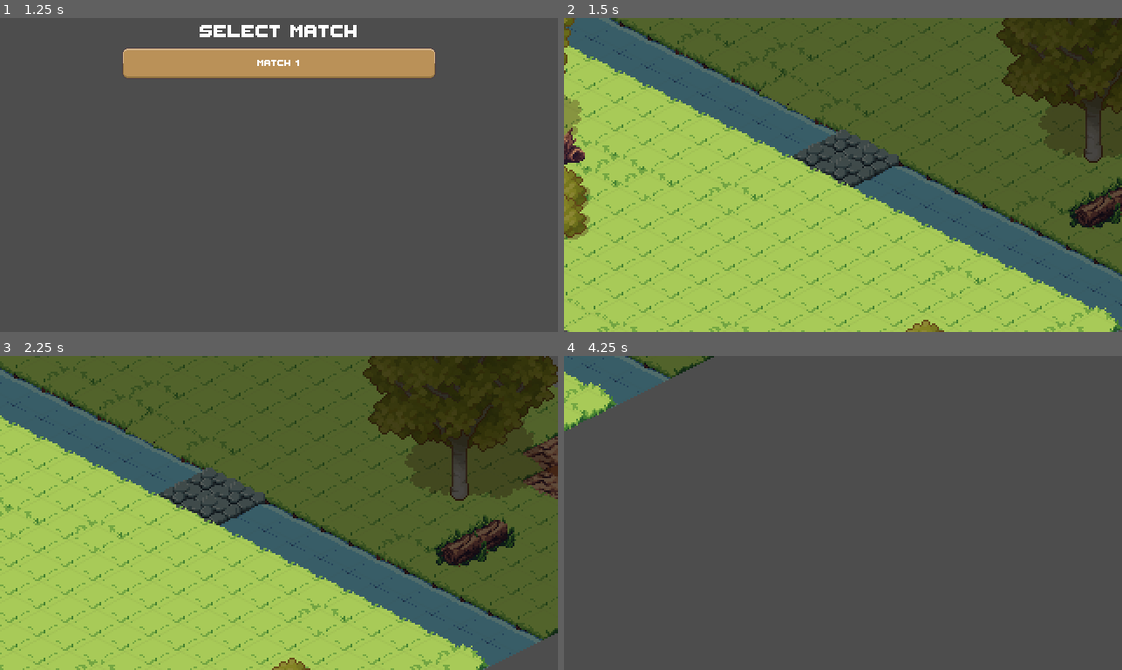
Above: before the commit, frames 1-4 (two rows, left to right).
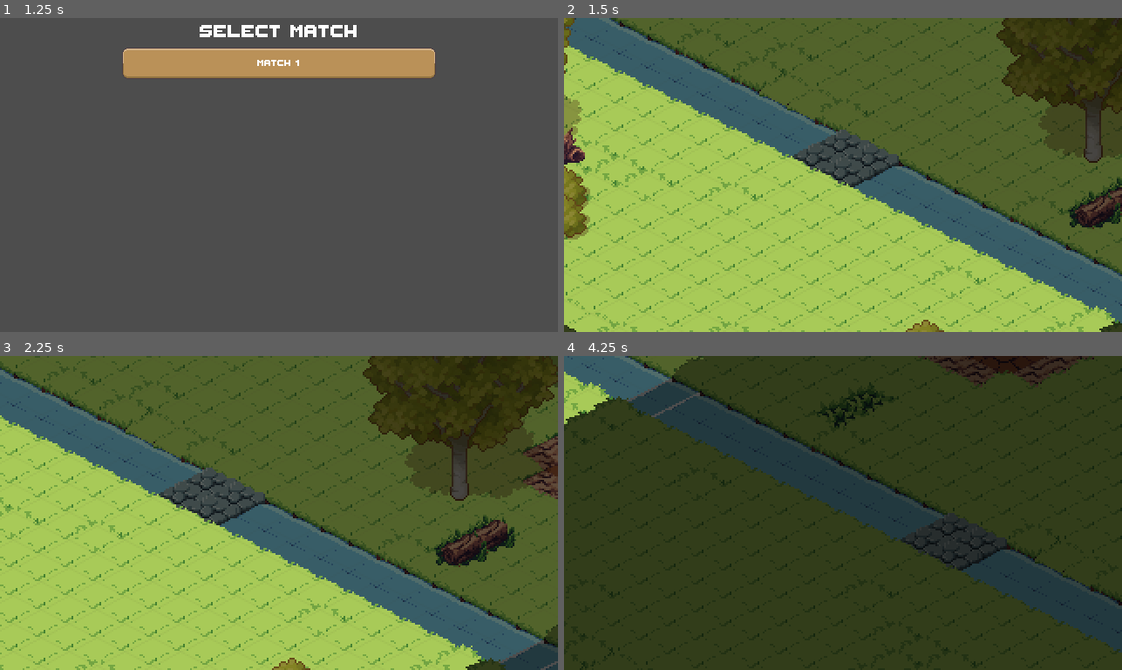
Above: after the commit, the same moments.

Repository: agh-cs-imbeciles/heralds-of-war
Game: Godot game, scene res://scenes/ui/menu/menu.tscn
Two runs of this game, one before a commit and one after it. Both use one fixed random seed, a clock stepped at 60 frames per second and the inputs below.
Inputs (mouse positions are in pixels of both pictures, inside the frame that each line leads up to):
- Up to frame 1 (1.25 s): click "START GAME" at 0.5 s
- Up to frame 2 (1.5 s): click "Match 1" at 1.25 s
- Up to frame 3 (2.25 s): tap Enter at 2 s; move the mouse to (401, 497) at 2.02 s; hold Right from 2.03 s (still down); click (401, 497) at 2.17 s
- Up to frame 4 (4.25 s): move the mouse to (731, 528) at 2.77 s; release Right at 2.78 s; hold Down 2.78-3.53 s; move the mouse to (898, 443) at 3.52 s; hold Right from 3.53 s (still down)

Frame 1 is identical in both runs. In frame 2, 0.1% of the frame differs, in the area x 0-100%, y 0-100%; in frame 3, 0.9%; in frame 4, 97%.

Commit message:
Add background

Diff:
--- a/scenes/matches/match_1.tscn
+++ b/scenes/matches/match_1.tscn
@@ -25,6 +25,10 @@
 process_mode = 1
 script = ExtResource("1_dvtnx")
 match_name = "Match 1"
+
+[node name="BackgroundTileMapTop" type="TileMapLayer" parent="."]
+modulate = Color(0.3, 0.3, 0.3, 1)
+tile_set = ExtResource("3_dvtnx")
 
 [node name="MatchUi" type="Node" parent="."]
 script = ExtResource("2_plr6o")
@@ -119,3 +123,7 @@
 metadata/_custom_type_script = "uid://i3exemmdxb6d"
 
 [node name="Units" type="Node2D" parent="Board"]
+
+[node name="BackgroundTileMapBottom" type="TileMapLayer" parent="."]
+modulate = Color(0.3, 0.3, 0.3, 1)
+tile_set = ExtResource("3_dvtnx")
--- a/src/game/match.gd
+++ b/src/game/match.gd
@@ -13,6 +13,8 @@
 var turn: int = 1
 
 @onready var board: Board = $"Board"
+@onready var background_tile_map_top: TileMapLayer = $BackgroundTileMapTop
+@onready var background_tile_map_bottom: TileMapLayer = $BackgroundTileMapBottom
 var phase_manager: MatchPhaseManager
 var placement_manager: MatchPlacementManager
 var play_manager: MatchPlayManager
@@ -33,6 +35,80 @@
 	ready.connect(__on_ready)
 
 
+func _create_mirrored_pattern(source_pattern: TileMapPattern, map_rect: Rect2i, flip_h: bool, flip_v: bool) -> TileMapPattern:
+	var mirrored_pattern := TileMapPattern.new()
+	var cells := source_pattern.get_used_cells()
+
+	for cell in cells:
+		var mirrored_pos := cell
+
+		# Horizontal reflection
+		if flip_h:
+			# new_x = (left_side + right_side) - old_x
+			mirrored_pos.x = (map_rect.position.x * 2 + map_rect.size.x - 1) - cell.x
+
+		# Vertical reflection
+		if flip_v:
+			# new_y = (upper_side + lower_side) - old_y
+			mirrored_pos.y = (map_rect.position.y * 2 + map_rect.size.y - 1) - cell.y
+
+		# Copying tile data
+		var source_id = source_pattern.get_cell_source_id(cell)
+		var atlas_coords = source_pattern.get_cell_atlas_coords(cell)
+		var alternative_tile = source_pattern.get_cell_alternative_tile(cell)
+
+		mirrored_pattern.set_cell(mirrored_pos, source_id, atlas_coords, alternative_tile)
+
+	return mirrored_pattern
+
+
+func _create_background() -> void:
+	var source_map := board.tile_map
+	var used_cells := source_map.get_used_cells()
+
+	if used_cells.is_empty():
+		return
+
+	var original_pattern := source_map.get_pattern(used_cells)
+	var map_rect := source_map.get_used_rect()
+	var map_size := map_rect.size
+
+	# We generate all variants of mirror images once, before the loop
+	var pattern_h_flipped = _create_mirrored_pattern(original_pattern, map_rect, true, false)
+	var pattern_v_flipped = _create_mirrored_pattern(original_pattern, map_rect, false, true)
+	var pattern_hv_flipped = _create_mirrored_pattern(original_pattern, map_rect, true, true)
+
+	# We create a 5x5 grid
+	for i in range(-2, 3):
+		for j in range(-2, 3):
+			if i == 0 and j == 0:
+				continue
+
+			var target_pattern: TileMapPattern
+
+			# Choose the right pattern based on grid position
+			var flip_h = (i != 0)
+			var flip_v = (j != 0)
+
+			match [flip_h, flip_v]:
+				[true, true]:
+					target_pattern = pattern_hv_flipped
+				[true, false]:
+					target_pattern = pattern_h_flipped
+				[false, true]:
+					target_pattern = pattern_v_flipped
+				[false, false]:
+					target_pattern = original_pattern
+
+			var paste_position = map_rect.position + Vector2i(i * map_size.x, j * map_size.y)
+
+			# We use your logic to select the background layer
+			if i + j < 1:
+				background_tile_map_top.set_pattern(paste_position, target_pattern)
+			else:
+				background_tile_map_bottom.set_pattern(paste_position, target_pattern)
+
+
 func __on_phase_changed(new_phase: Phase) -> void:
 	phase = new_phase
 
@@ -44,6 +120,7 @@
 
 
 func __on_ready() -> void:
+	_create_background()
 	phase_manager.enter_phase(Phase.PLACEMENT)
 
 
